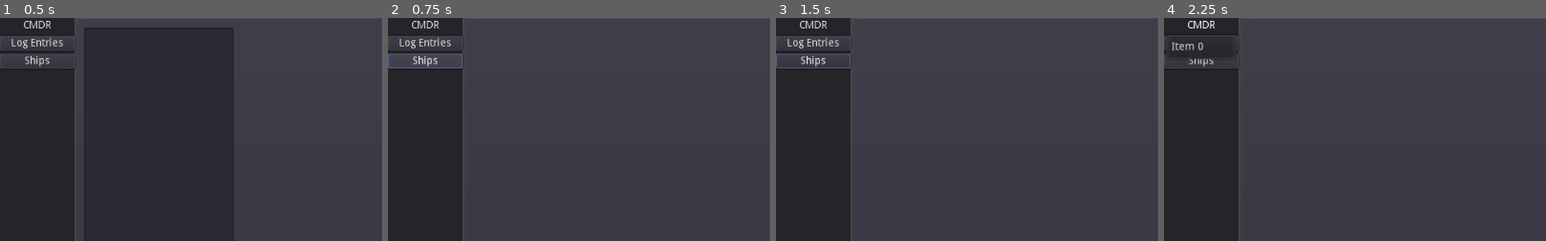
Above: before the commit, frames 1-4 (left to right).
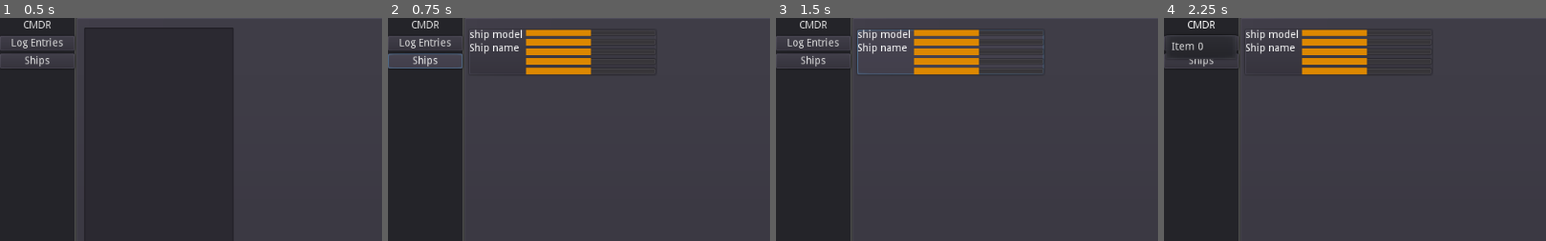
Above: after the commit, the same moments.

Repository: DigitalKI/EDTPT
Game: Godot game, scene res://MainContainer.tscn
Two runs of this game, one before a commit and one after it. Both use one fixed random seed, a clock stepped at 60 frames per second and the inputs below.
Inputs (mouse positions are % of the whole screen's width and height, from its top left):
- Up to frame 1 (0.5 s): no input
- Up to frame 2 (0.75 s): click "Ships" at 0.5 s
- Up to frame 3 (1.5 s): click (23, 8) at 1.27 s
- Up to frame 4 (2.25 s): click "CMDR" at 2 s
The pictures show only the part of the screen within x 0-50%, y 0-50%; the shares and areas given below are measured in that part.

Frame 1 is identical in both runs. In frame 2, 3.1% of the frame differs, in the area x 21-54%, y 5-26%; in frame 3, 3.5%, in the area x 0-70%, y 5-26%; in frame 4, 3.1%.

Commit message:
some ui for ships, stored ships data retrieval

Diff:
--- a/HelperModules/DataReader.gd
+++ b/HelperModules/DataReader.gd
@@ -7,6 +7,7 @@
 var cmdrs : Dictionary = {}
 var logfiles : Array = []
 var logobjects : Dictionary
+var ships_manager : ShipsDataManager = ShipsDataManager.new()
 
 #signal thread_completed_get_files
 signal thread_completed_get_log_objects
@@ -66,10 +67,12 @@
 		print("reading \"%s\" %s of %s"  % [log_file, current_file, total_files])
 		current_file += 1
 		curr_logobj = get_log_object(log_file)
+#		Extracts the commanders name
 		var curr_cmdr = get_events_by_type("Commander", curr_logobj["dataobject"], true)
 		if curr_cmdr:
 			cmdrs[curr_cmdr[0]["FID"]] = curr_cmdr[0]["Name"]
 		logobjects[log_file] = curr_logobj.duplicate()
+	ships_manager.get_stored_ships()
 	mutex.unlock()
 	call_deferred("reset_thread")
 
--- /dev/null
+++ b/HelperModules/DateTime.gd
@@ -0,0 +1,43 @@
+extends Object
+class_name DateTime
+
+var year
+var month
+var day
+var hour
+var minute
+var second
+var unix_time : int
+var dictime : Dictionary
+
+
+# Example timestamp 2020-11-22T21:25:54Z
+# Called when the node enters the scene tree for the first time.
+func _init(_datetime : String = ""):
+	if !_datetime:
+		dictime = OS.get_datetime()
+	else:
+		if _datetime.substr(0,4).is_valid_integer():
+			year = _datetime.substr(0,4).to_int()
+		if _datetime.substr(5,2).is_valid_integer():
+			month = _datetime.substr(5,2).to_int()
+		if _datetime.substr(8,2).is_valid_integer():
+			day = _datetime.substr(8,2).to_int()
+		if _datetime.substr(11,2).is_valid_integer():
+			hour = _datetime.substr(11,2).to_int()
+		if _datetime.substr(14,2).is_valid_integer():
+			minute = _datetime.substr(14,2).to_int()
+		if _datetime.substr(17,2).is_valid_integer():
+			second = _datetime.substr(17,2).to_int()
+		dictime["year"] = year
+		dictime["month"] = month
+		dictime["day"] = day
+		dictime["weekday"] = ""
+		dictime["dst"] = false
+		dictime["hour"] = hour
+		dictime["minute"] = minute
+		dictime["second"] = second
+		to_unix_time()
+
+func to_unix_time():
+	unix_time = OS.get_unix_time_from_datetime(dictime)
--- /dev/null
+++ b/HelperModules/ShipsDataManager.gd
@@ -0,0 +1,27 @@
+extends Object
+class_name ShipsDataManager
+
+var stored_ships_events
+var current_stored_ships : Dictionary = {}
+var ships_loadout
+
+
+# Called when the node enters the scene tree for the first time.
+func _ready():
+	pass # Replace with function body.
+
+func get_stored_ships():
+	stored_ships_events = data_reader.get_all_events_by_type("StoredShips")
+	var latest_stored_ship_evt : int = 0
+	if stored_ships_events:
+		for ship_evt in stored_ships_events:
+			var evt_datetime = DateTime.new(ship_evt["timestamp"]).unix_time
+			if evt_datetime > latest_stored_ship_evt:
+				latest_stored_ship_evt = evt_datetime
+				if ship_evt.has("ShipsHere") && ship_evt["ShipsHere"].size() > 0:
+							for ship in ship_evt["ShipsHere"]:
+								current_stored_ships[ship["ShipID"]] = ship
+				elif ship_evt.has("ShipsRemote") && ship_evt["ShipsRemote"].size() > 0:
+							for ship in ship_evt["ShipsRemote"]:
+								current_stored_ships[ship["ShipID"]] = ship
+	return current_stored_ships.size()
--- /dev/null
+++ b/TabScreens/ShipButton.tscn
@@ -0,0 +1,102 @@
+[gd_scene load_steps=2 format=2]
+
+[sub_resource type="StyleBoxFlat" id=1]
+bg_color = Color( 0.870588, 0.537255, 0, 1 )
+corner_detail = 5
+
+[node name="ShipButton" type="Button"]
+margin_right = 250.0
+margin_bottom = 60.0
+rect_min_size = Vector2( 60, 60 )
+
+[node name="HBoxContainer" type="HBoxContainer" parent="."]
+anchor_right = 1.0
+anchor_bottom = 1.0
+__meta__ = {
+"_edit_use_anchors_": false
+}
+
+[node name="VBoxContainer2" type="VBoxContainer" parent="HBoxContainer"]
+margin_right = 72.0
+margin_bottom = 60.0
+
+[node name="ShipModel" type="Label" parent="HBoxContainer/VBoxContainer2"]
+margin_right = 72.0
+margin_bottom = 14.0
+text = "ship model"
+__meta__ = {
+"_edit_use_anchors_": false
+}
+
+[node name="ShipName" type="Label" parent="HBoxContainer/VBoxContainer2"]
+margin_top = 18.0
+margin_right = 72.0
+margin_bottom = 32.0
+text = "Ship name"
+__meta__ = {
+"_edit_use_anchors_": false
+}
+
+[node name="VBoxContainer" type="VBoxContainer" parent="HBoxContainer"]
+margin_left = 76.0
+margin_right = 250.0
+margin_bottom = 60.0
+size_flags_horizontal = 3
+
+[node name="ProgressBar" type="ProgressBar" parent="HBoxContainer/VBoxContainer"]
+margin_right = 174.0
+margin_bottom = 8.0
+rect_min_size = Vector2( 0, 7 )
+mouse_filter = 1
+size_flags_vertical = 3
+custom_styles/fg = SubResource( 1 )
+value = 50.0
+percent_visible = false
+
+[node name="ProgressBar2" type="ProgressBar" parent="HBoxContainer/VBoxContainer"]
+margin_top = 12.0
+margin_right = 174.0
+margin_bottom = 21.0
+rect_min_size = Vector2( 0, 7 )
+mouse_filter = 1
+input_pass_on_modal_close_click = false
+size_flags_vertical = 3
+custom_styles/fg = SubResource( 1 )
+value = 50.0
+percent_visible = false
+
+[node name="ProgressBar3" type="ProgressBar" parent="HBoxContainer/VBoxContainer"]
+margin_top = 25.0
+margin_right = 174.0
+margin_bottom = 34.0
+rect_min_size = Vector2( 0, 7 )
+mouse_filter = 1
+input_pass_on_modal_close_click = false
+size_flags_vertical = 3
+custom_styles/fg = SubResource( 1 )
+value = 50.0
+percent_visible = false
+
+[node name="ProgressBar4" type="ProgressBar" parent="HBoxContainer/VBoxContainer"]
+margin_top = 38.0
+margin_right = 174.0
+margin_bottom = 47.0
+rect_min_size = Vector2( 0, 7 )
+mouse_filter = 1
+input_pass_on_modal_close_click = false
+size_flags_vertical = 3
+custom_styles/fg = SubResource( 1 )
+value = 50.0
+percent_visible = false
+
+[node name="ProgressBar5" type="ProgressBar" parent="HBoxContainer/VBoxContainer"]
+margin_top = 51.0
+margin_right = 174.0
+margin_bottom = 60.0
+rect_min_size = Vector2( 0, 7 )
+mouse_filter = 1
+input_pass_on_modal_close_click = false
+size_flags_vertical = 3
+custom_styles/fg = SubResource( 1 )
+value = 50.0
+percent_visible = false
--- a/TabScreens/Ships.gd
+++ b/TabScreens/Ships.gd
@@ -1,18 +1,6 @@
 extends Control
-
-var stored_ships = {}
-var stored_ships_events
 
 
 # Called when the node enters the scene tree for the first time.
 func initialize_ships_tab():
-	stored_ships_events = data_reader.get_all_events_by_type("StoredShips")
-	if stored_ships_events:
-		for ship_evt in stored_ships_events:
-			if ship_evt.has("ShipsHere") && ship_evt["ShipsHere"].size() > 0:
-						for ship in ship_evt["ShipsHere"]:
-							stored_ships[ship["ShipID"]] = ship
-			elif ship_evt.has("ShipsRemote") && ship_evt["ShipsRemote"].size() > 0:
-						for ship in ship_evt["ShipsRemote"]:
-							stored_ships[ship["ShipID"]] = ship
-	print(stored_ships)
+	pass
--- a/TabScreens/Ships.tscn
+++ b/TabScreens/Ships.tscn
@@ -1,6 +1,7 @@
-[gd_scene load_steps=2 format=2]
+[gd_scene load_steps=3 format=2]
 
 [ext_resource path="res://TabScreens/Ships.gd" type="Script" id=1]
+[ext_resource path="res://TabScreens/ShipButton.tscn" type="PackedScene" id=2]
 
 [node name="Ships" type="Control"]
 anchor_right = 1.0
@@ -9,3 +10,24 @@
 __meta__ = {
 "_edit_use_anchors_": false
 }
+
+[node name="MarginContainer" type="MarginContainer" parent="."]
+anchor_right = 1.0
+anchor_bottom = 1.0
+custom_constants/margin_right = 5
+custom_constants/margin_top = 5
+custom_constants/margin_left = 5
+custom_constants/margin_bottom = 5
+
+[node name="HBoxContainer" type="HBoxContainer" parent="MarginContainer"]
+margin_left = 5.0
+margin_top = 5.0
+margin_right = 1019.0
+margin_bottom = 595.0
+
+[node name="VBoxContainer" type="VBoxContainer" parent="MarginContainer/HBoxContainer"]
+margin_right = 250.0
+margin_bottom = 590.0
+rect_min_size = Vector2( 250, 0 )
+
+[node name="ShipButton" parent="MarginContainer/HBoxContainer/VBoxContainer" instance=ExtResource( 2 )]
--- a/project.godot
+++ b/project.godot
@@ -13,9 +13,21 @@
 "class": "DataReader",
 "language": "GDScript",
 "path": "res://HelperModules/DataReader.gd"
+}, {
+"base": "Object",
+"class": "DateTime",
+"language": "GDScript",
+"path": "res://HelperModules/DateTime.gd"
+}, {
+"base": "Object",
+"class": "ShipsDataManager",
+"language": "GDScript",
+"path": "res://HelperModules/ShipsDataManager.gd"
 } ]
 _global_script_class_icons={
-"DataReader": ""
+"DataReader": "",
+"DateTime": "",
+"ShipsDataManager": ""
 }
 
 [application]
